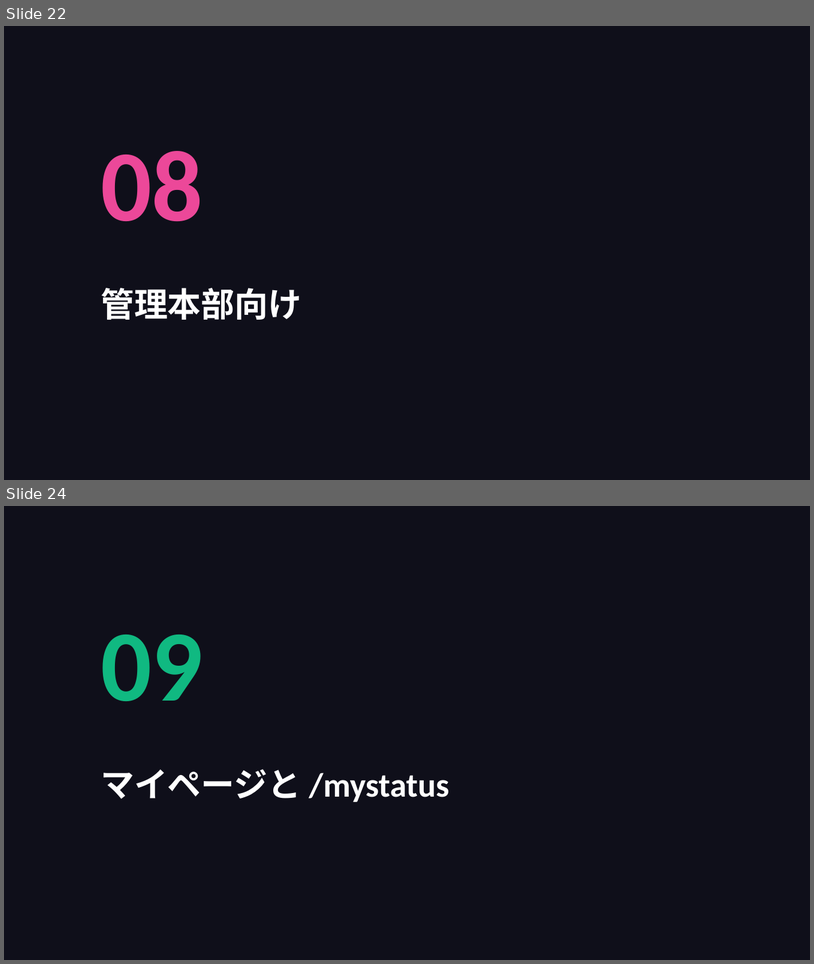
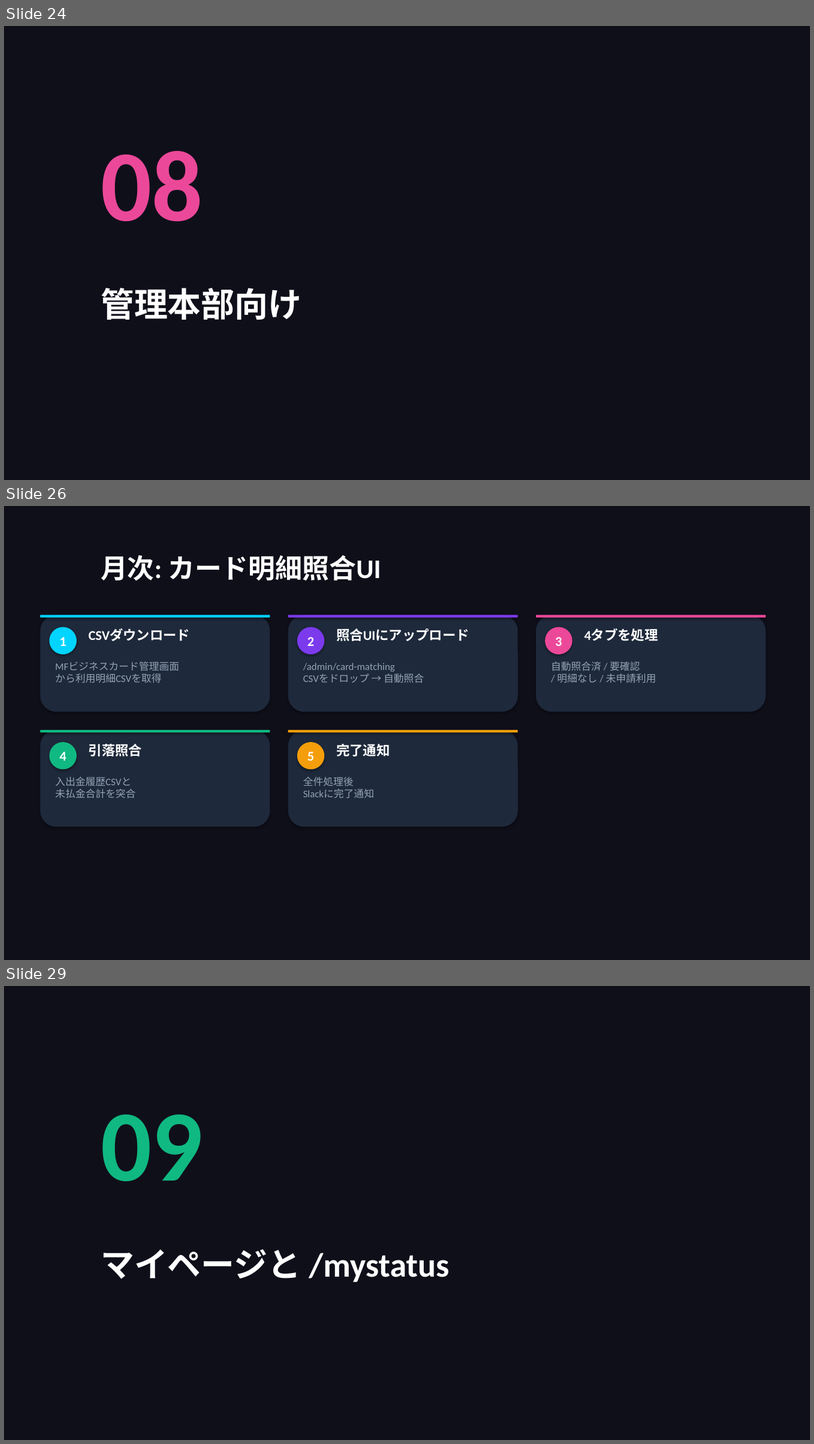
Before and after one commit to takeshiizawa123/next-procurement-poc, a slide deck: docs/user-manual.pptx. Shown one above the other, each under a label of ours: slides 22 and 24 before the commit, slides 24, 26 and 29 after it; the slides between them are not shown. The pictures are 814x964 and 814x1444 pixels, drawn with LibreOffice and Linux fonts; fonts in the diff are those of the drawing. Boxes give left, top, right and bottom in pixels: in the first picture for what was removed or moved away, otherwise in the second. Text is boxed around its words. In the diff, an @@ line names an element or a change of style, - is before the commit and + after.

```diff
--- a/docs/user-manual.pptx
+++ b/docs/user-manual.pptx
@@ slide 26 added at [4, 506, 810, 960], background #0F0F1A @@
@@ text added at [101, 555, 381, 580], 32 pt, text #FFFFFF, bold @@
+月次: カード明細照合UI
@@ rounded rectangle added at [40, 615, 270, 712], fill #1E293B @@
@@ rectangle added at [40, 615, 270, 618], fill #00D4FF @@
@@ ellipse added at [50, 627, 77, 654], fill #00D4FF, 16 pt, text #FFFFFF, bold @@
+1
@@ text added at [89, 629, 190, 641], 16 pt, text #FFFFFF, bold @@
+CSVダウンロード
@@ rounded rectangle added at [288, 615, 518, 712], fill #1E293B @@
@@ rectangle added at [288, 615, 518, 618], fill #7C3AED @@
@@ ellipse added at [297, 627, 324, 654], fill #7C3AED, 16 pt, text #FFFFFF, bold @@
+2
@@ text added at [336, 628, 470, 641], 16 pt, text #FFFFFF, bold @@
+照合UIにアップロード
@@ rounded rectangle added at [536, 615, 766, 712], fill #1E293B @@
@@ rectangle added at [536, 615, 766, 618], fill #EC4899 @@
@@ ellipse added at [545, 627, 573, 654], fill #EC4899, 16 pt, text #FFFFFF, bold @@
+3
@@ text added at [585, 629, 659, 641], 16 pt, text #FFFFFF, bold @@
+4タブを処理
@@ text added at [55, 662, 179, 683], 12 pt, text #94A3B8 @@
+MFビジネスカード管理画面
+から利用明細CSVを取得
@@ text added at [303, 663, 424, 683], 12 pt, text #94A3B8 @@
+/admin/card-matching
+CSVをドロップ → 自動照合
@@ text added at [551, 661, 657, 683], 12 pt, text #94A3B8 @@
+自動照合済 / 要確認
+/ 明細なし / 未申請利用
@@ rounded rectangle added at [40, 730, 270, 826], fill #1E293B @@
@@ rectangle added at [40, 730, 270, 732], fill #10B981 @@
@@ rounded rectangle added at [288, 730, 518, 826], fill #1E293B @@
@@ rectangle added at [288, 730, 518, 732], fill #F59E0B @@
@@ ellipse added at [50, 742, 77, 769], fill #10B981, 16 pt, text #FFFFFF, bold @@
+4
@@ text added at [89, 744, 142, 756], 16 pt, text #FFFFFF, bold @@
+引落照合
@@ ellipse added at [297, 742, 324, 769], fill #F59E0B, 16 pt, text #FFFFFF, bold @@
+5
@@ text added at [336, 744, 390, 756], 16 pt, text #FFFFFF, bold @@
+完了通知
@@ text added at [55, 777, 135, 798], 12 pt, text #94A3B8 @@
+入出金履歴CSVと
+未払金合計を突合
@@ text added at [303, 777, 374, 798], 12 pt, text #94A3B8 @@
+全件処理後
+Slackに完了通知
@@ what was slide 22 is now slide 24 @@
@@ what was slide 24 is now slide 29 @@
```
Also in this commit, not shown: 4 slides changed, 4 other slides added, 3 other files.
